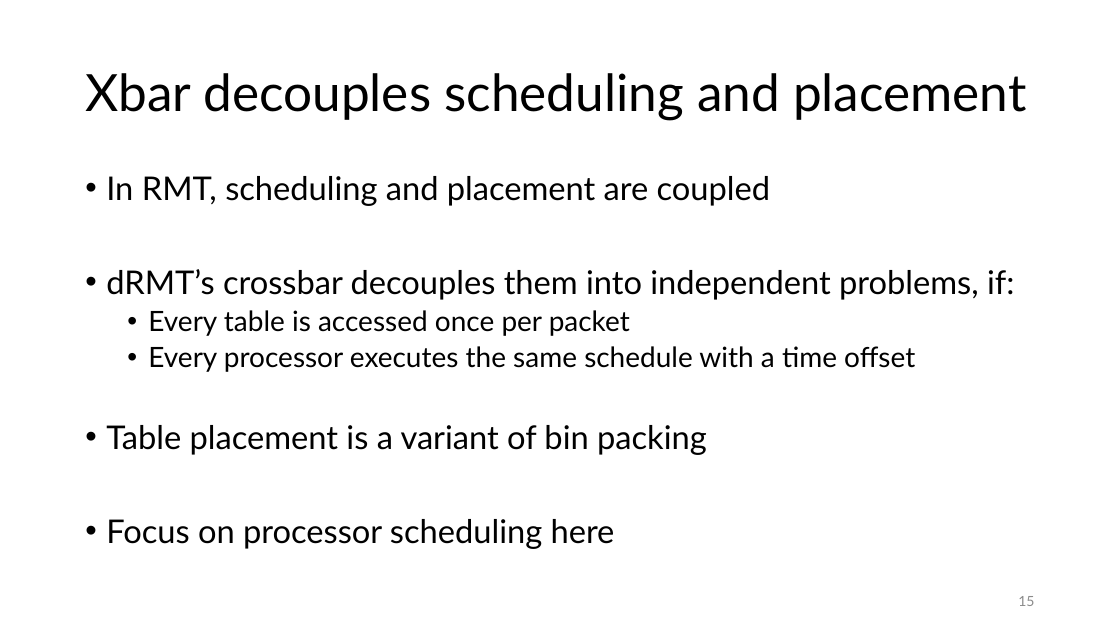
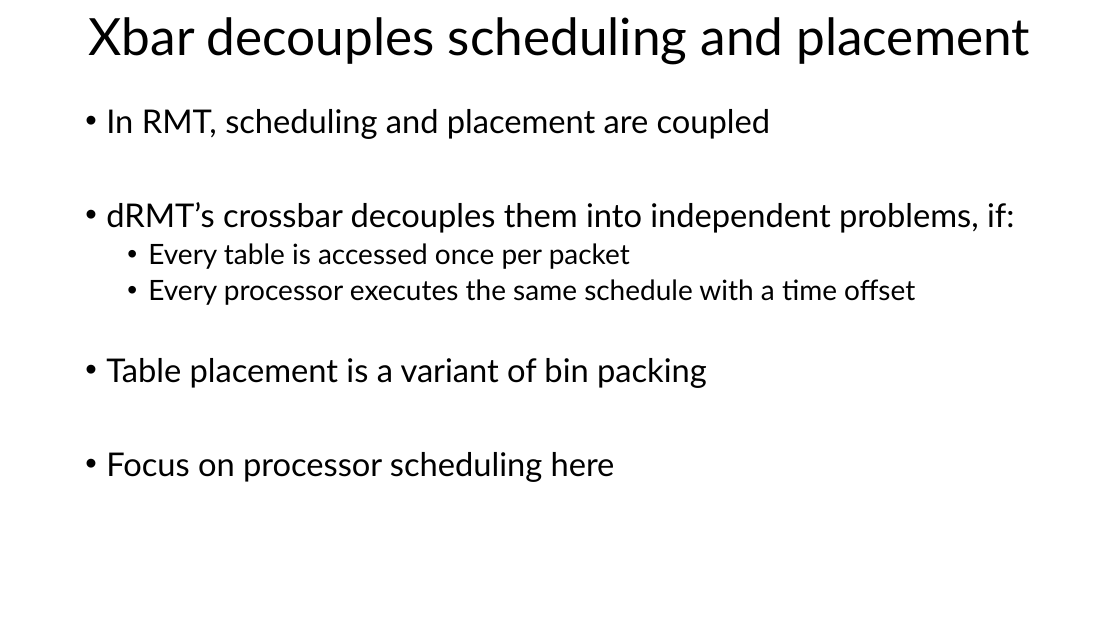
Before and after one commit to anirudhSK/drmt_talk, a slide deck: slide 14 of drmt_sigcomm.pptx (slide 15 before the commit). Drawn at 1120x630 pixels with LibreOffice and Linux fonts; fonts in the diff are those of the drawing. Boxes give left, top, right and bottom in pixels: in the first picture for what was removed or moved away, otherwise in the second. Text is boxed around its words. In the diff, an @@ line names an element or a change of style, - is before the commit and + after.

```diff
--- a/drmt_sigcomm.pptx
+++ b/drmt_sigcomm.pptx
@@ title "Xbar decouples scheduling and placement": place and size @@
-title "Xbar decouples scheduling and placement" at (85,73,1026,120)
+title "Xbar decouples scheduling and placement" at (89,17,1030,65)
@@ title "Xbar decouples scheduling and placement" at (89,17,1030,65): alignment left to centre @@
@@ text "In RMT, scheduling and placement ...": place and size @@
-text "In RMT, scheduling and placement ..." at (106,176,1014,549)
+text "In RMT, scheduling and placement ..." at (106,109,1014,482)
@@ page number removed at (1018,596,1034,606) @@
-15
```
Also in this commit, not shown: 34 other slides changed, 1 slide added, 2 slides removed.
